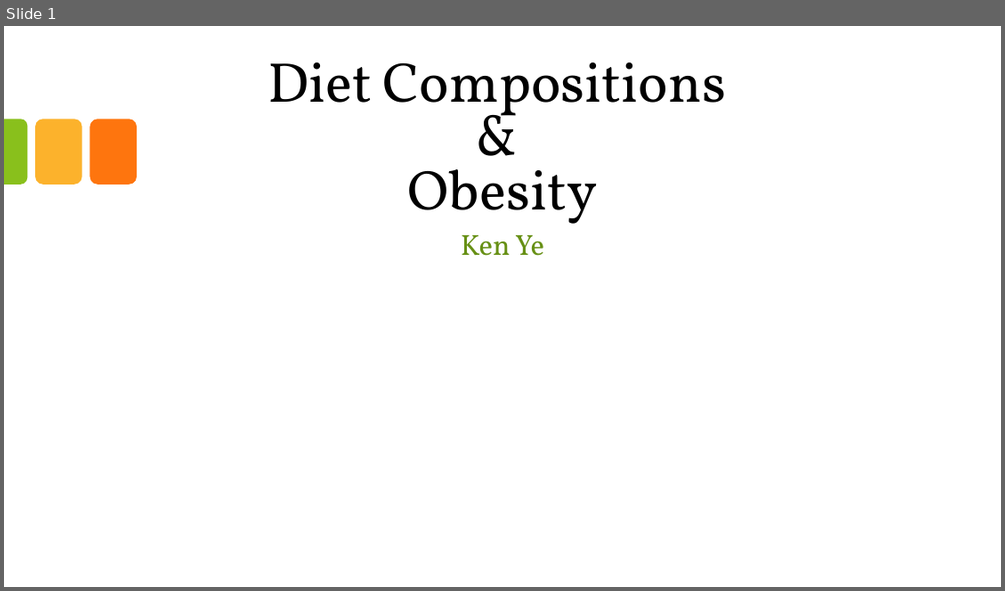
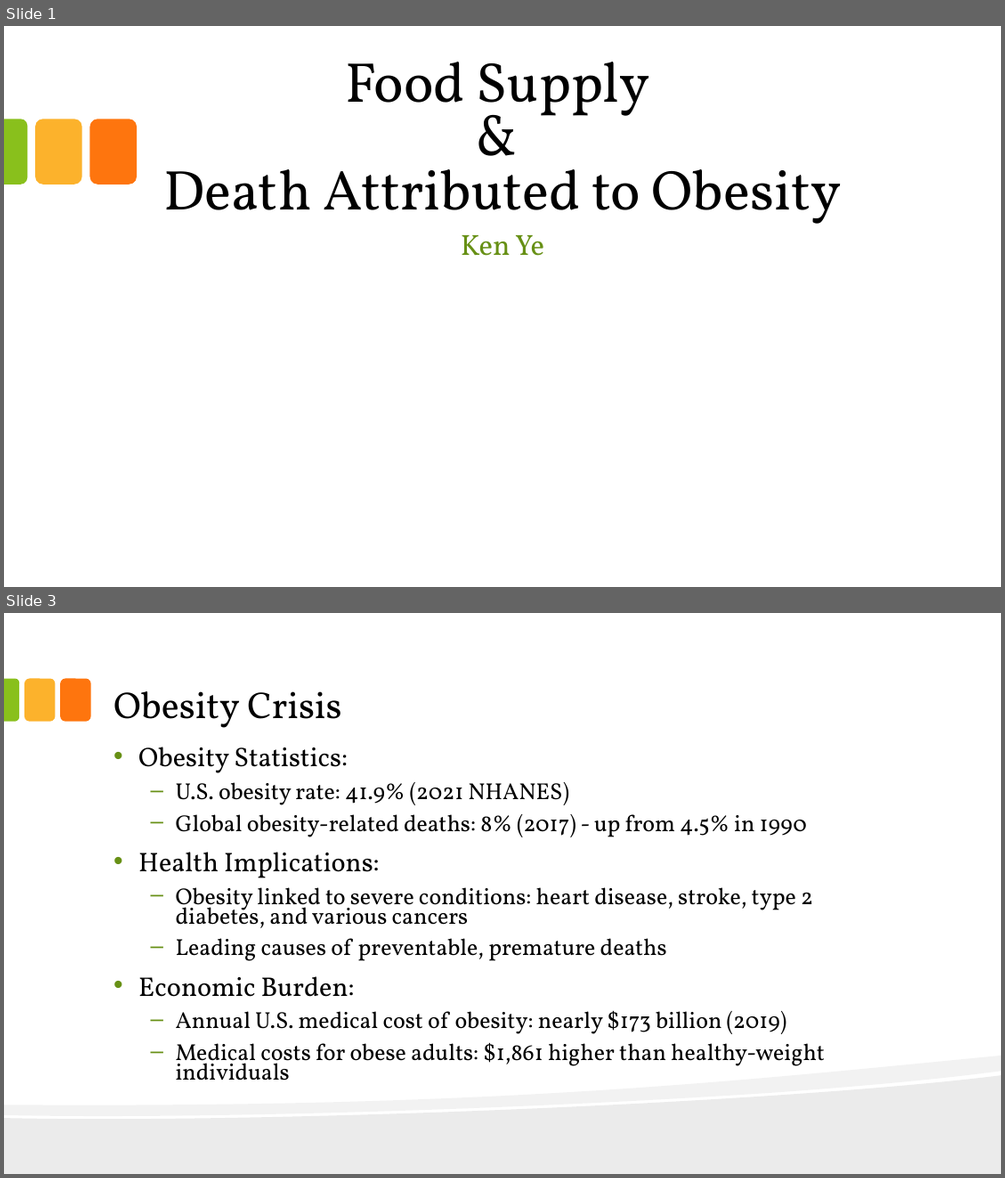
Before and after one commit to KenYe23/Diet-Compositions-and-Obesity, a slide deck: Food Supply and Death Attributed to Obesity.pptx. Shown one above the other, each under a label of ours: slide 1 before the commit, slides 1 and 3 after it; the slides between them are not shown. The pictures are 1005x591 and 1005x1178 pixels, drawn with LibreOffice and Linux fonts; fonts in the diff are those of the drawing; background and template pictures are left out. Boxes give left, top, right and bottom in pixels: in the first picture for what was removed or moved away, otherwise in the second. Text is boxed around its words. In the diff, an @@ line names an element or a change of style, - is before the commit and + after.

```diff
--- a/Food Supply and Death Attributed to Obesity.pptx
+++ b/Food Supply and Death Attributed to Obesity.pptx
@@ slide 3 added at [4,613,1001,1174], background #FFFFFF @@
@@ round same rect added at [4,679,20,722], fill #89C01C @@
@@ rounded rectangle added at [24,679,55,722], fill #FCB22C @@
@@ rounded rectangle added at [60,679,90,722], fill #FE750E @@
@@ title added at [113,691,341,728], 36 pt, text #000000 @@
+Obesity Crisis
@@ text added at [138,747,825,1080], 22.2 pt, text #000000 @@
+• Obesity Statistics:
+  – U.S. obesity rate: 41.9% (2021 NHANES)
+  – Global obesity-related deaths: 8% (2017) - up from 4.5% in 1990
+• Health Implications:
+  – Obesity linked to severe conditions: heart disease, stroke, type 2 diabetes, and various cancers
+  – Leading causes of preventable, premature deaths
+• Economic Burden:
+  – Annual U.S. medical cost of obesity: nearly $173 billion (2019)
+  – Medical costs for obese adults: $1,861 higher than healthy-weight individuals
@@ freeform shape added at [4,1055,1001,1174], fill #000000 at 5% opacity @@
@@ freeform shape added at [4,1076,1001,1174], fill #000000 at 8% opacity @@
@@ slide 1 changed as well @@
@@ title at [164,62,841,224]: text changed @@
-Diet Compositions
-&
-Obesity
+Food Supply
+&
+Death Attributed to Obesity
```
Also in this commit, not shown: 26 other slides added, 6 slides removed, 6 other files.
